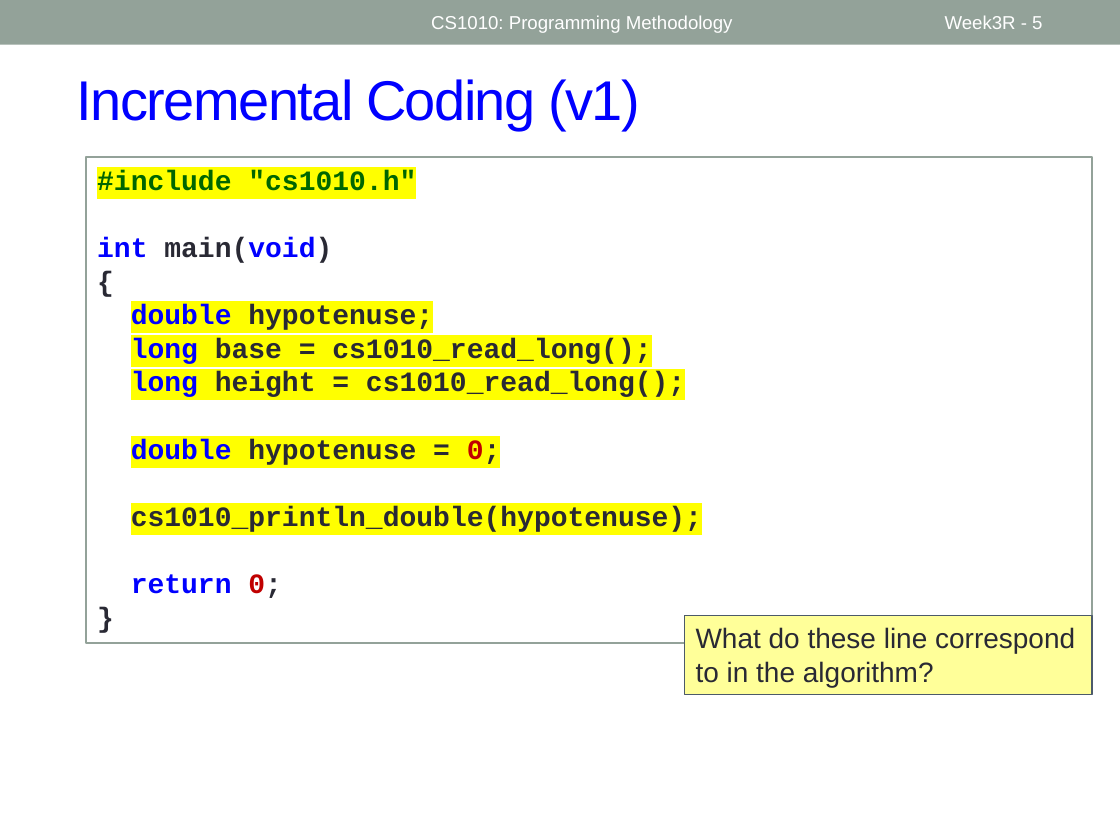
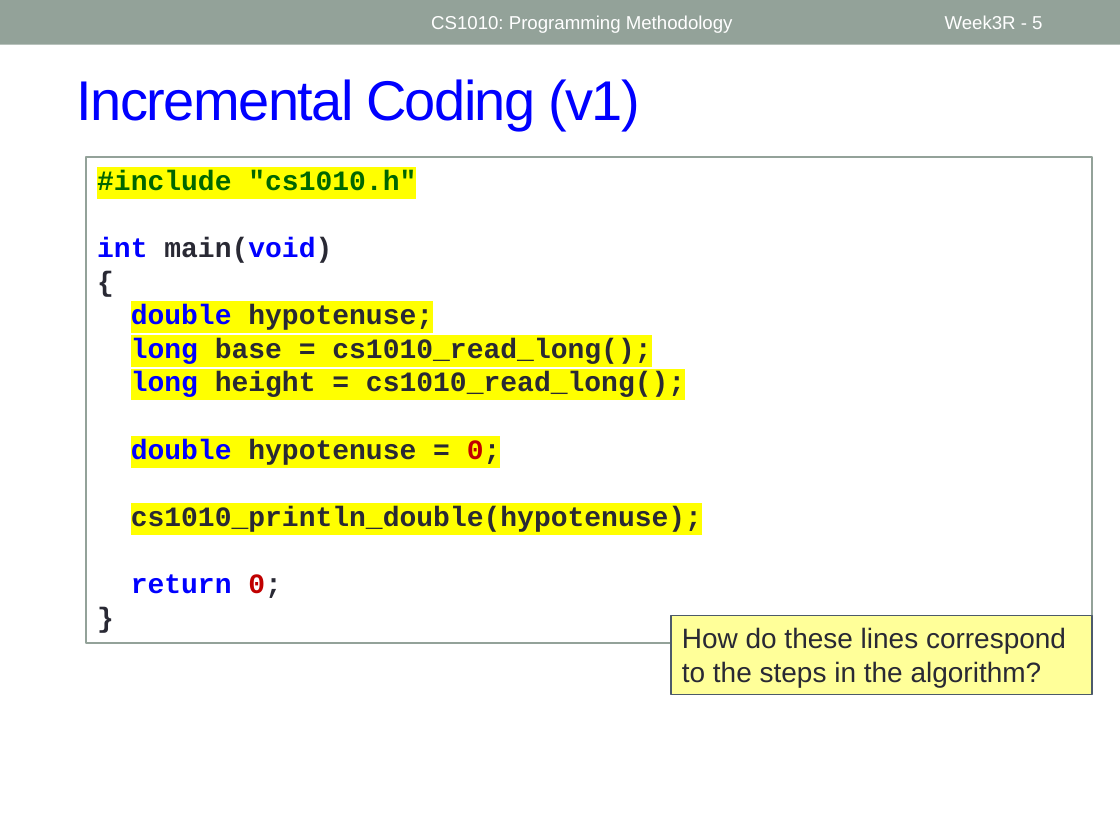
Before and after one commit to nus-cs1010-2526-s2/website, a slide deck: slide 5 of slides/Week3_Recap.pptx. Drawn at 1120x840 pixels with LibreOffice and Linux fonts; fonts in the diff are those of the drawing. Boxes give left, top, right and bottom in pixels: in the first picture for what was removed or moved away, otherwise in the second. Text is boxed around its words. In the diff, an @@ line names an element or a change of style, - is before the commit and + after.

```diff
--- a/slides/Week3_Recap.pptx
+++ b/slides/Week3_Recap.pptx
@@ rectangle "How do these lines correspond ...": place and size @@
-rectangle "How do these lines correspond ..." at bbox=[684, 615, 1092, 694]
+rectangle "How do these lines correspond ..." at bbox=[671, 615, 1092, 694]
@@ text in rectangle at bbox=[682, 627, 1066, 687]: text changed @@
-What do these line correspond to in the algorithm?
+How do these lines correspond to the steps in the algorithm?
```
Also in this commit, not shown: 4 other slides changed, 20 other files.
